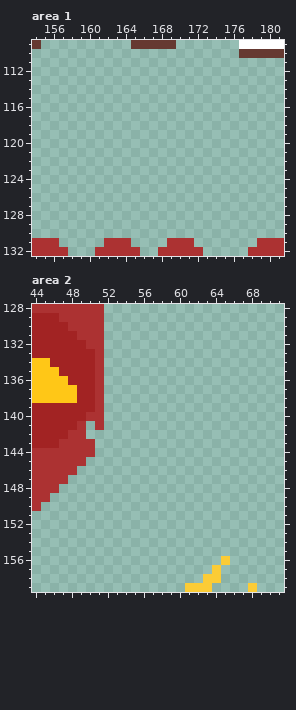
Pixel-art file: wcale-nie-noita/test1.aseprite. The picture above is the old version.
400x200 pixels, 1 frame. Colours within 5 levels of each other are drawn and written as one. Shown: area 1: x 154..181, y 109..132; area 2: x 44..71, y 128..159. The commit also changed other parts of the picture, which this record leaves out.
And afterwards:
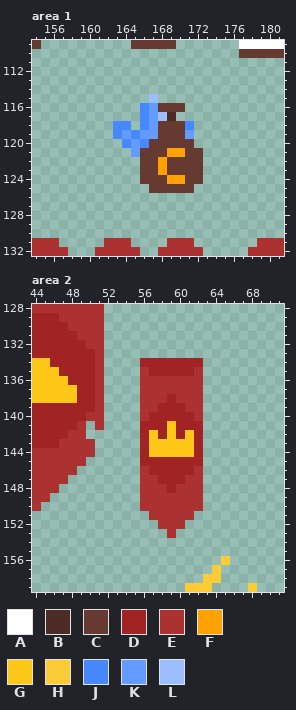
Palette (. is transparent): A #ffffff  B #4d2c26  C #663931  D #a22323  E #ac3232  F #ffa100  G #ffc717  H #fbcc36  J #4689ff  K #639bff  L #9abeff
Changes in this commit:
Changed rows in their new state; - is an unchanged pixel.
Area 1:
first column x 163:
115 ----L-----
116 ---JKCCC--
117 ---JKLB---
118 JJ-JKCCCJ-
119 JKJKKCCCK-
120 -JKJCCCCC-
121 --KCCCFFCC
122 ---CCFCCCC
123 ---CCFCCCC
124 ---CCCFFCC
125 ----CCCCC-
Area 2:
first column x 56:
134 DDDDDDD
135 EDDDDDE
136 EEEEEEE
137 EEEEEEE
138 EEEDEEE
139 EEDDDEE
140 EDDDDDE
141 DDDGDDD
142 DGDGDGD
143 DGGGGGD
144 DGGGGGD
145 DDDDDDD
146 EDDDDDE
147 EEDDDEE
148 EEEDEEE
149 EEEEEEE
150 EEEEEEE
151 -EEEEE-
152 --EEE--
153 ---E---
